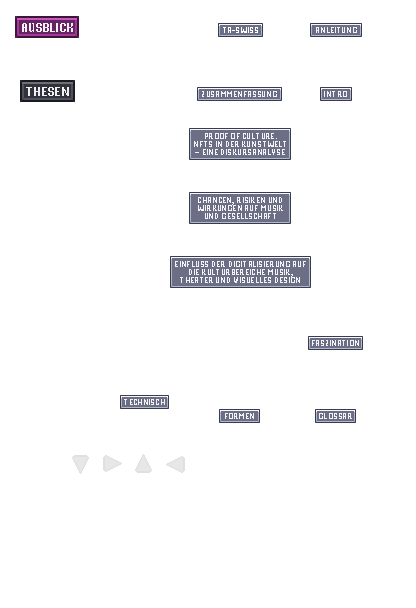
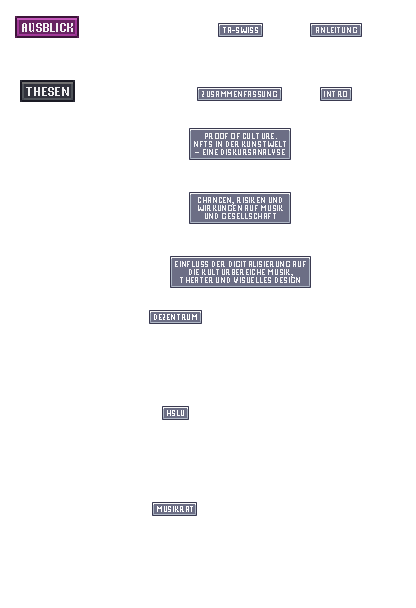
Revision of a layered 416px x 608px image; what changed, layer by layer:
removed layer "Layer 12 copy 3" from group "Pfeile" over (166, 456, 185, 473)
removed layer "Layer 12 copy 2" from group "Pfeile" over (135, 454, 152, 473)
removed layer "Layer 12 copy" from group "Pfeile" over (103, 455, 122, 472)
removed layer "Layer 12" from group "Pfeile" over (72, 455, 89, 474)
removed layer "Technisch" (was 90%) over (124, 399, 165, 405)
added layer "Einfluss der Digitalisierung auf die Kulturbereiche Musik, Thea" (1st of 2) (90%) above "Einfluss der Digitalisierung auf die Kulturbereiche Musik, Thea" over (78, 454, 185, 460)
added layer "Musikrat" (2nd of 2) above "Layer 5 copy 17" over (158, 506, 193, 512)
added layer "Layer 5 copy 17" above "HSLU" over (152, 502, 197, 516)
added layer "HSLU" above "Layer 5 copy 16" over (168, 410, 183, 416)
added layer "Layer 5 copy 16" above "Dezentrum" over (162, 406, 189, 420)
added layer "Dezentrum" (2nd of 2) above "Layer 5 copy 15" over (155, 314, 196, 320)
added layer "Layer 5 copy 15" above "TA-SWISS" over (149, 310, 202, 324)
removed layer "Layer 7" over (308, 336, 363, 350)
renamed "Layer 10" to "Layer 19", hid it, moved it below "Layer 20", painted on it over (72, 310, 363, 516)
removed layer "Formen" (was 90%) over (225, 413, 254, 419)
removed layer "Layer 9" over (219, 409, 260, 423)
removed layer "glossar" (was 90%) over (319, 413, 352, 419)
removed layer "Layer 8" over (315, 409, 356, 423)
removed layer "Faszination" (was 90%) over (312, 340, 359, 346)
